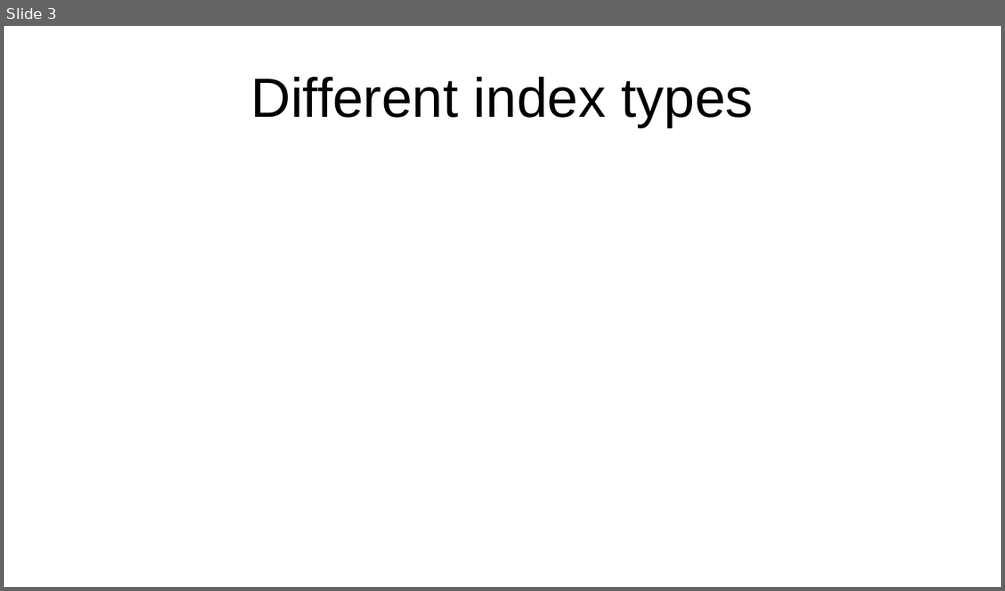
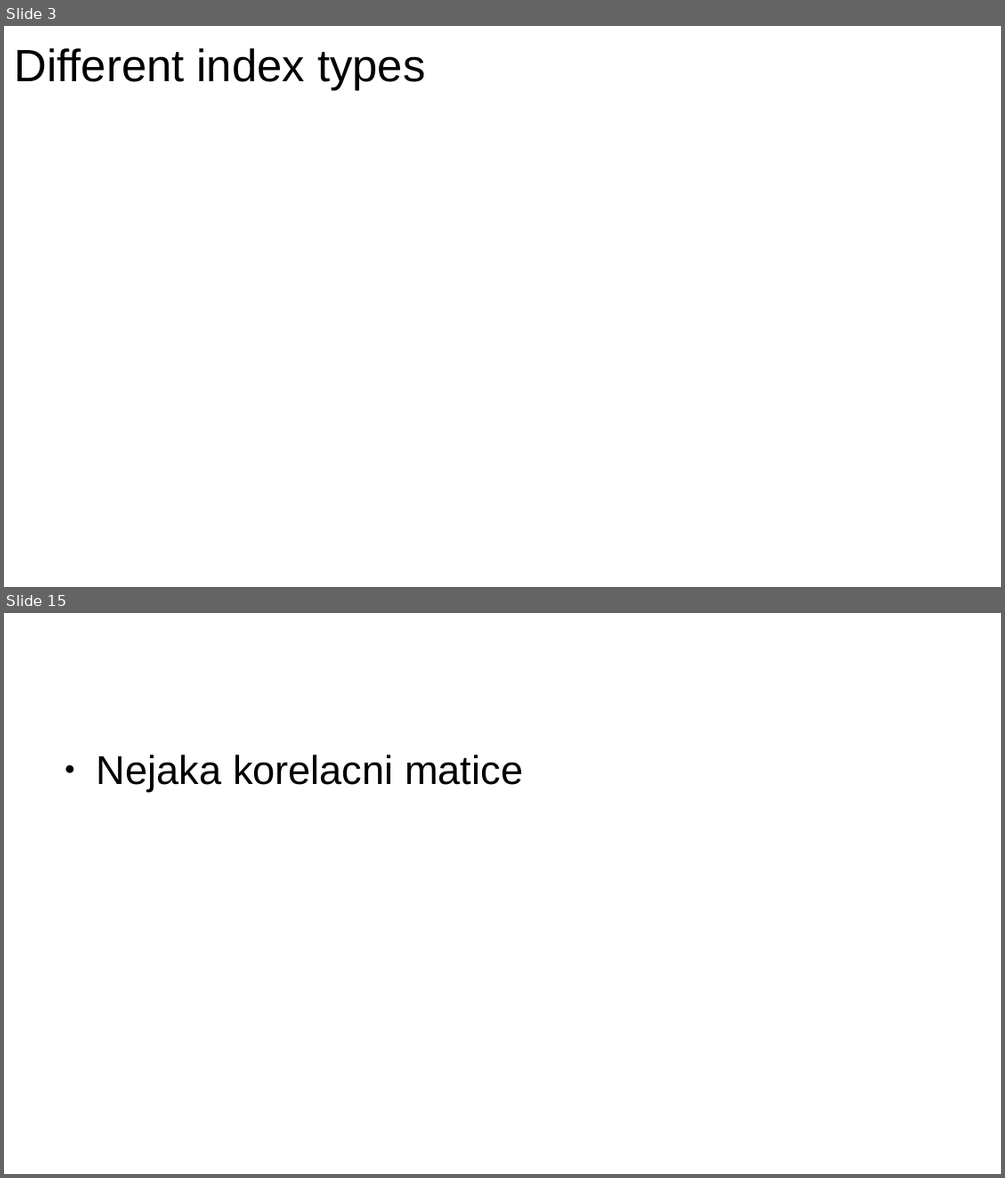
Before and after one commit to xdxdhh/czech_economy_analysis, a slide deck: presentation.odp. Shown one above the other, each under a label of ours: slide 3 before the commit, slides 3 and 15 after it; the slides between them are not shown. The pictures are 1005x591 and 1005x1178 pixels, drawn with LibreOffice and Linux fonts; fonts in the diff are those of the drawing. Boxes give left, top, right and bottom in pixels: in the first picture for what was removed or moved away, otherwise in the second. Text is boxed around its words. In the diff, an @@ line names an element or a change of style, - is before the commit and + after.

```diff
--- a/presentation.odp
+++ b/presentation.odp
@@ slide 15 added at (x1=4, y1=613, x2=1001, y2=1174), background #FFFFFF @@
@@ text added at (x1=97, y1=755, x2=523, y2=792), 32 pt, text #000000 @@
+● Nejaka korelacni matice
@@ slide 3 changed as well @@
@@ title "Different index types" moved from (x1=251, y1=77, x2=752, y2=127) to (x1=15, y1=48, x2=425, y2=91) @@
@@ title "Different index types" at (x1=15, y1=48, x2=425, y2=91): size 44 to 36 pt @@
```
Also in this commit, not shown: 1 other slide changed, 10 other slides added, 1 slide removed, 17 other files.
